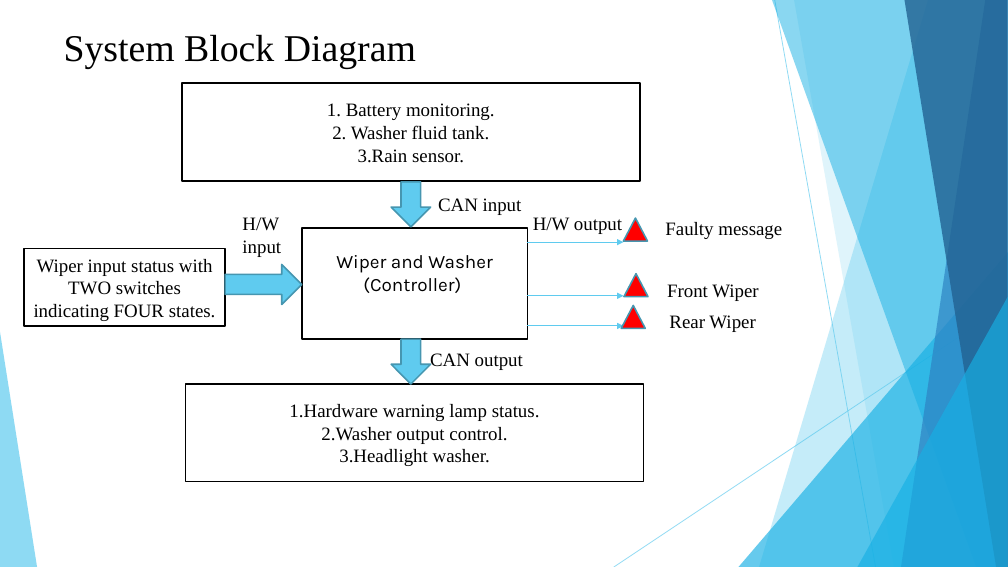
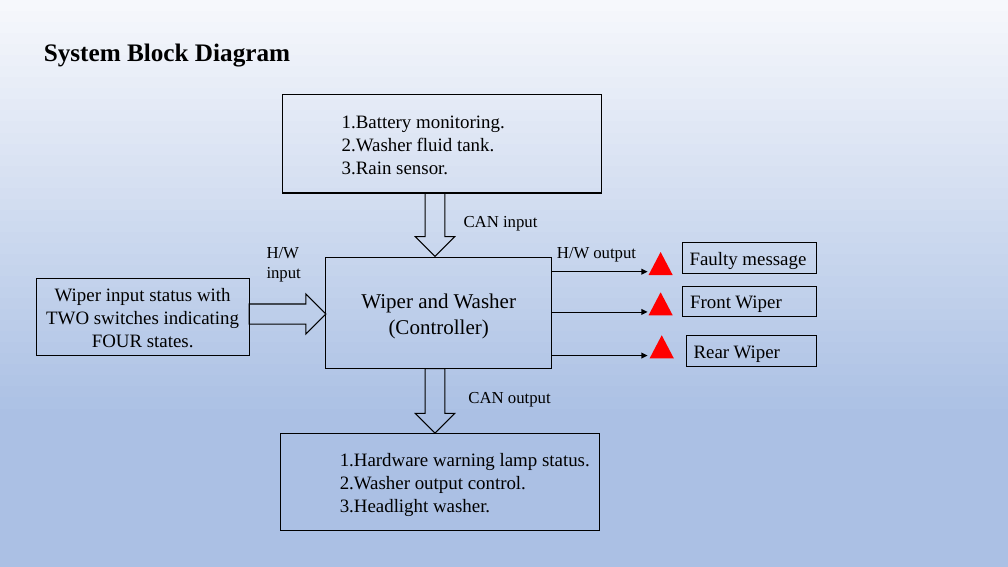
Before and after one commit to SKUP-BATCH4/TEAM-1_WIPER-AND-WASHER, a slide deck: slide 6 of WIPER_AND_WASHER10.pptx (slide 4 before the commit). Drawn at 1008x567 pixels with LibreOffice and Linux fonts; fonts in the diff are those of the drawing. Boxes give left, top, right and bottom in pixels: in the first picture for what was removed or moved away, otherwise in the second. Text is boxed around its words. In the diff, an @@ line names an element or a change of style, - is before the commit and + after.

```diff
--- a/WIPER_AND_WASHER10.pptx
+++ b/WIPER_AND_WASHER10.pptx
@@ background #FFFFFF to gradient #F6F8FC to #ABC0E4 to #C7D5ED @@
@@ title "System Block Diagram": place and size @@
-title "System Block Diagram" at [64, 34, 416, 69]
+title "System Block Diagram" at [44, 43, 290, 67]
@@ title "System Block Diagram" at [44, 43, 290, 67]: size 36 to 24 pt, bold on; line spacing 1 to 0.9; vertical alignment top to middle @@
@@ rectangle "1.Battery monitoring." at [283, 95, 602, 194]: fill #FFFFFF to none; outline #000000 1.5 pt to #000000 1 pt @@
@@ rectangle "1.Battery monitoring.": place and size @@
-rectangle "1.Battery monitoring." at [182, 82, 640, 181]
+rectangle "1.Battery monitoring." at [283, 95, 602, 194]
@@ text in rectangle at [342, 115, 505, 152]: text changed @@
-1. Battery monitoring.
-2. Washer fluid tank.
+1.Battery monitoring.
+2.Washer fluid tank.
@@ text in rectangle at [342, 161, 448, 175]: alignment centre to justified @@
@@ down arrow: place and size @@
-down arrow at [391, 182, 430, 227]
+down arrow at [415, 193, 454, 256]
@@ text "CAN input": place and size @@
-text "CAN input" at [438, 198, 522, 215]
+text "CAN input" at [464, 216, 537, 231]
@@ text "H/W input": place and size @@
-text "H/W input" at [242, 217, 281, 257]
+text "H/W input" at [267, 247, 301, 282]
@@ text "H/W output": place and size @@
-text "H/W output" at [533, 217, 622, 234]
+text "H/W output" at [557, 247, 636, 262]
@@ rectangle "Wiper and Washer" at [326, 258, 552, 369]: size 18 to 20 pt, font Karla to Times New Roman; fill #FFFFFF to none; outline #000000 1.5 pt to #000000 1 pt @@
@@ outline #4696B1 1.5 pt to none in 3 elements at [649, 293, 673, 315], [650, 335, 674, 358], [649, 252, 673, 274] @@
@@ triangle: place and size @@
-triangle at [624, 218, 648, 240]
+triangle at [649, 252, 673, 274]
@@ rectangle "Faulty message": place and size @@
-rectangle "Faulty message" at [665, 222, 782, 239]
+rectangle "Faulty message" at [682, 243, 816, 273]
@@ rectangle "Wiper input status with TWO ...": place and size @@
-rectangle "Wiper input status with TWO ..." at [24, 249, 225, 326]
+rectangle "Wiper input status with TWO ..." at [36, 278, 250, 355]
@@ rectangle "Wiper input status with TWO ..." at [36, 278, 250, 355]: fill #FFFFFF to none; outline #000000 1.5 pt to #000000 1 pt @@
@@ arrow (552, 271) - (648, 271): stroke #5FCBEF 1 pt to #000000 0.5 pt @@
@@ triangle: place and size @@
-triangle at [624, 274, 648, 296]
+triangle at [649, 293, 673, 315]
@@ rectangle "Front Wiper": place and size @@
-rectangle "Front Wiper" at [667, 284, 758, 301]
+rectangle "Front Wiper" at [683, 287, 817, 317]
@@ arrow moved from (528, 296) - (624, 296) to (552, 312) - (648, 312) @@
@@ arrow (552, 312) - (648, 312): stroke #5FCBEF 1 pt to #000000 0.5 pt @@
@@ group removed at [0, 0, 1008, 567]: 5 freeform shapes, 3 triangles, 2 lines @@
@@ 2 arrows, 1 rectangle, 1 right arrow: place and size @@
-2 arrows, 1 rectangle, 1 right arrow at [225, 228, 624, 339]
+2 arrows, 1 rectangle, 1 right arrow at [250, 258, 648, 369]
@@ arrow (552, 355) - (648, 355): stroke #5FCBEF 1 pt to #000000 0.5 pt @@
@@ triangle: place and size @@
-triangle at [622, 306, 646, 328]
+triangle at [650, 335, 674, 358]
@@ outline none to #000000 0.75 pt in 3 elements at [683, 287, 817, 317], [682, 243, 816, 273], [687, 336, 817, 366] @@
@@ rectangle "Rear Wiper": place and size @@
-rectangle "Rear Wiper" at [669, 315, 755, 332]
+rectangle "Rear Wiper" at [687, 336, 817, 366]
@@ fill #5FCBEF to none; outline #4696B1 1.5 pt to #000000 1 pt in 3 elements at [250, 294, 326, 334], [415, 193, 454, 256], [415, 369, 454, 433] @@
@@ down arrow: place and size @@
-down arrow at [391, 340, 430, 384]
+down arrow at [415, 369, 454, 433]
@@ size 18 to 16 pt in 4 elements at [464, 216, 537, 231], [267, 247, 301, 282], [557, 247, 636, 262], [468, 392, 551, 407] @@
@@ text "CAN output": place and size @@
-text "CAN output" at [430, 353, 523, 370]
+text "CAN output" at [468, 392, 551, 407]
@@ rectangle "1.Hardware warning lamp status.": place and size @@
-rectangle "1.Hardware warning lamp status." at [186, 384, 644, 482]
+rectangle "1.Hardware warning lamp status." at [281, 433, 600, 531]
@@ rectangle "1.Hardware warning lamp status." at [281, 433, 600, 531]: alignment centre to left; fill #FFFFFF to none; outline #000000 1.5 pt to #000000 1 pt @@
```
Also in this commit, not shown: 12 other slides changed, 3 slides added.
